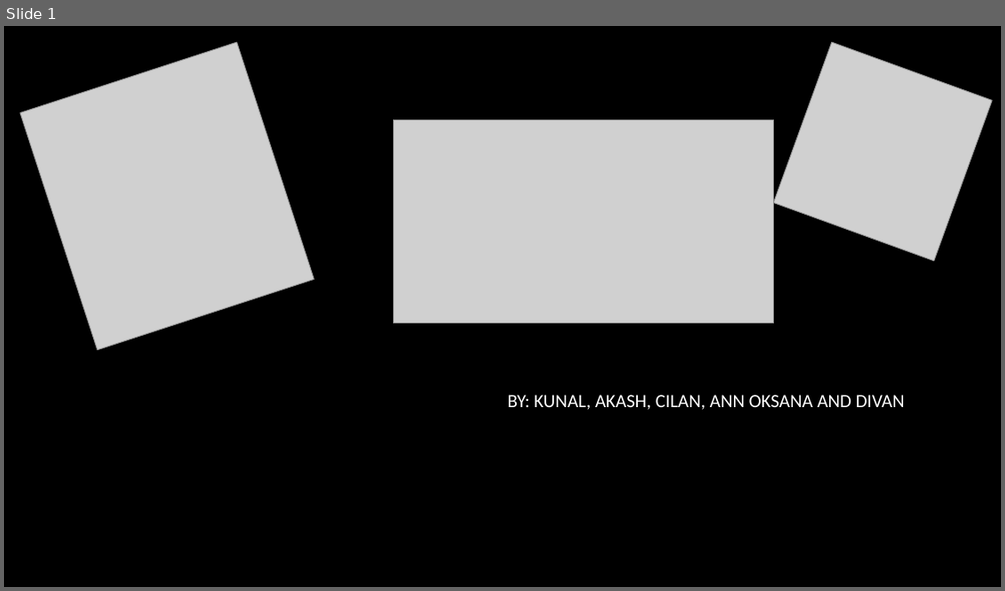
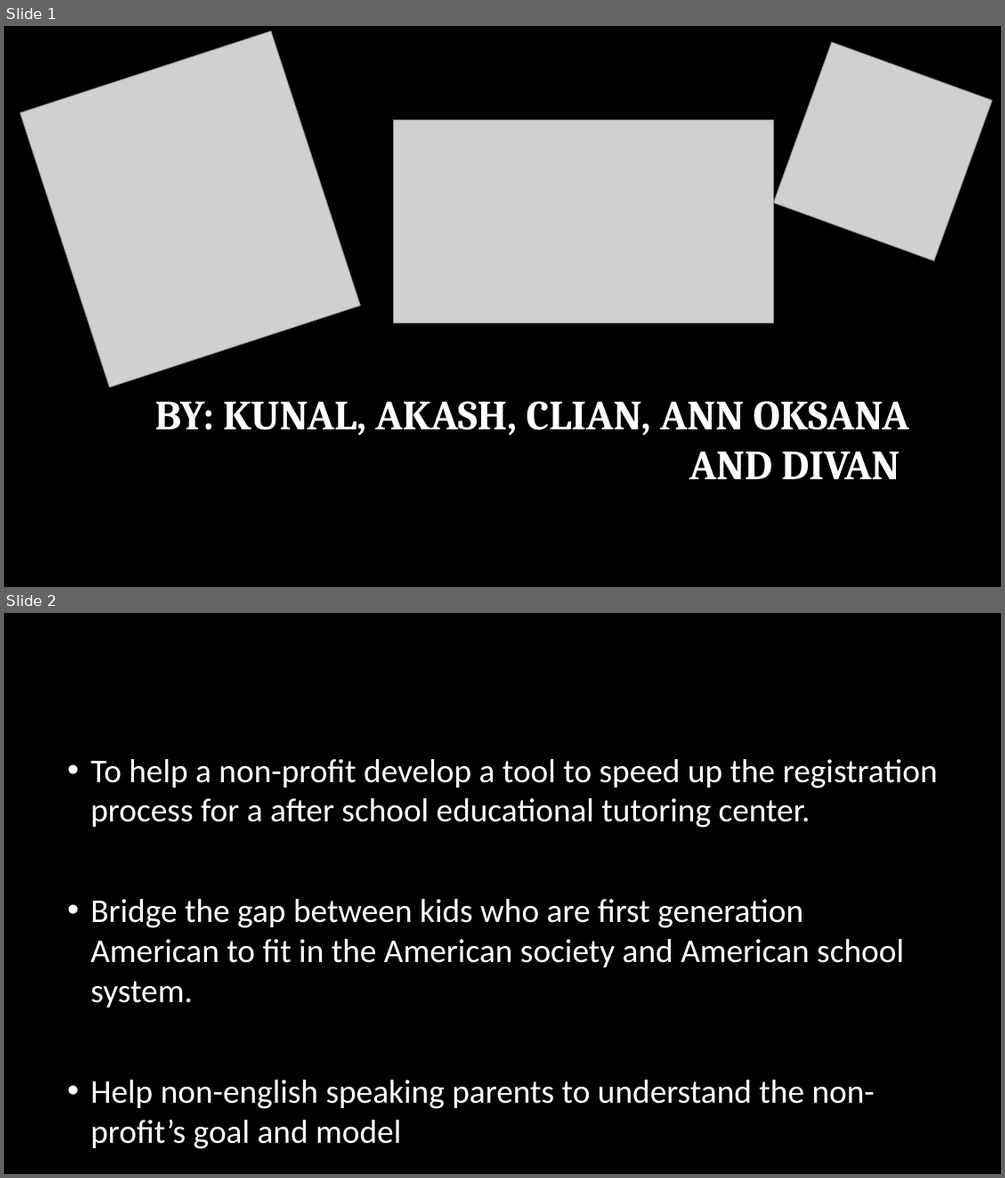
Before and after one commit to Chicago18/team-3, a slide deck: Presentation1.pptx. Shown one above the other, each under a label of ours: slide 1 before the commit, slides 1 and 2 after it. The pictures are 1005x591 and 1005x1178 pixels, drawn with LibreOffice and Linux fonts; fonts in the diff are those of the drawing; grey boxes stand for pictures; background and template pictures are left out. Boxes give left, top, right and bottom in pixels: in the first picture for what was removed or moved away, otherwise in the second. Text is boxed around its words. In the diff, an @@ line names an element or a change of style, - is before the commit and + after.

```diff
--- a/Presentation1.pptx
+++ b/Presentation1.pptx
@@ slide 2 added at [4,613,1001,1174], background picture (left out) @@
@@ title added at [60,663,889,782], 36 pt, text #000000 @@
+OUR GOALS:
@@ text added at [90,759,938,1149], 32 pt, text #FFFFFF @@
+• To help a non-profit develop a tool to speed up the registration process for a after school educational tutoring center.
+• Bridge the gap between kids who are first generation American to fit in the American society and American school system.
+• Help non-english speaking parents to understand the non-profit’s goal and model
@@ slide 1 changed as well @@
@@ picture: place and size @@
-picture at [20,43,315,350]
+picture at [20,31,361,387]
@@ subtitle at [155,401,909,479]: text changed; size 18 to 40 pt; font Calibri to Cambria; bold on @@
-BY: KUNAL, AKASH, CILAN, ANN OKSANA AND DIVAN
+BY: KUNAL, AKASH, CLIAN, ANN OKSANA AND DIVAN
```
Also in this commit, not shown: 3 other slides added, 4 slides removed.
